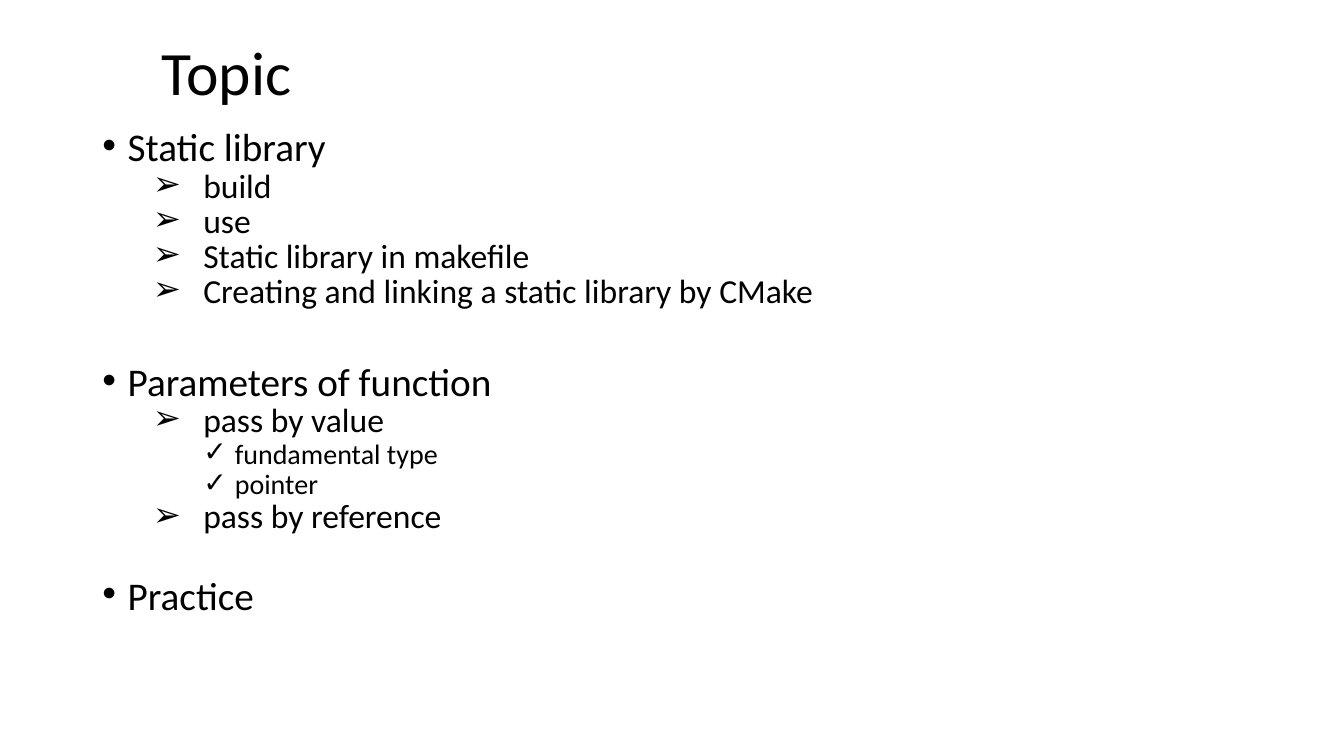
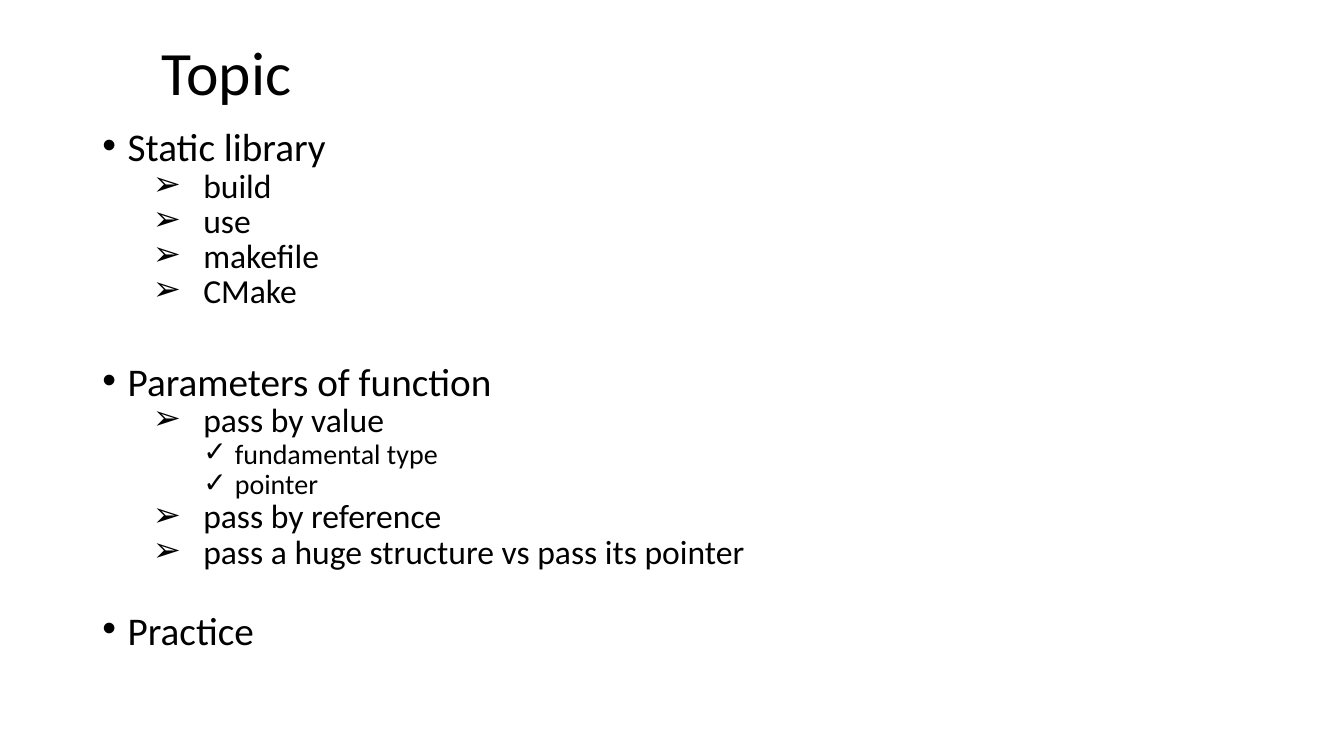
Before and after one commit to ShiqiYu/CPP, a slide deck: slide 2 of week06/Lab06.pptx. Drawn at 1344x756 pixels with LibreOffice and Linux fonts; fonts in the diff are those of the drawing; background and template pictures are left out. Boxes give left, top, right and bottom in pixels: in the first picture for what was removed or moved away, otherwise in the second. Text is boxed around its words. In the diff, an @@ line names an element or a change of style, - is before the commit and + after.

```diff
--- a/week06/Lab06.pptx
+++ b/week06/Lab06.pptx
@@ text at bbox=[203, 244, 319, 304]: text changed @@
-  ➢ Static library in makefile
-  ➢ Creating and linking a static library by CMake
+  ➢ makefile
+  ➢ CMake
@@ text at bbox=[203, 540, 745, 570]: paragraph added @@
+  ➢ pass a huge structure vs pass its pointer
```
Also in this commit, not shown: 1 other slide changed, 3 slides added, 1 other file.
